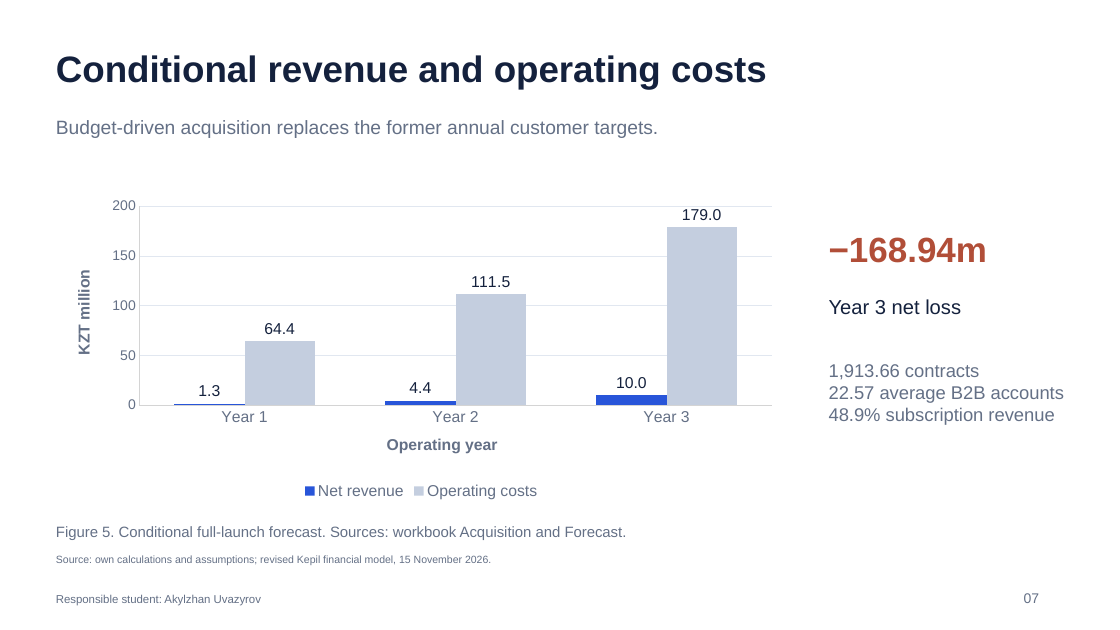
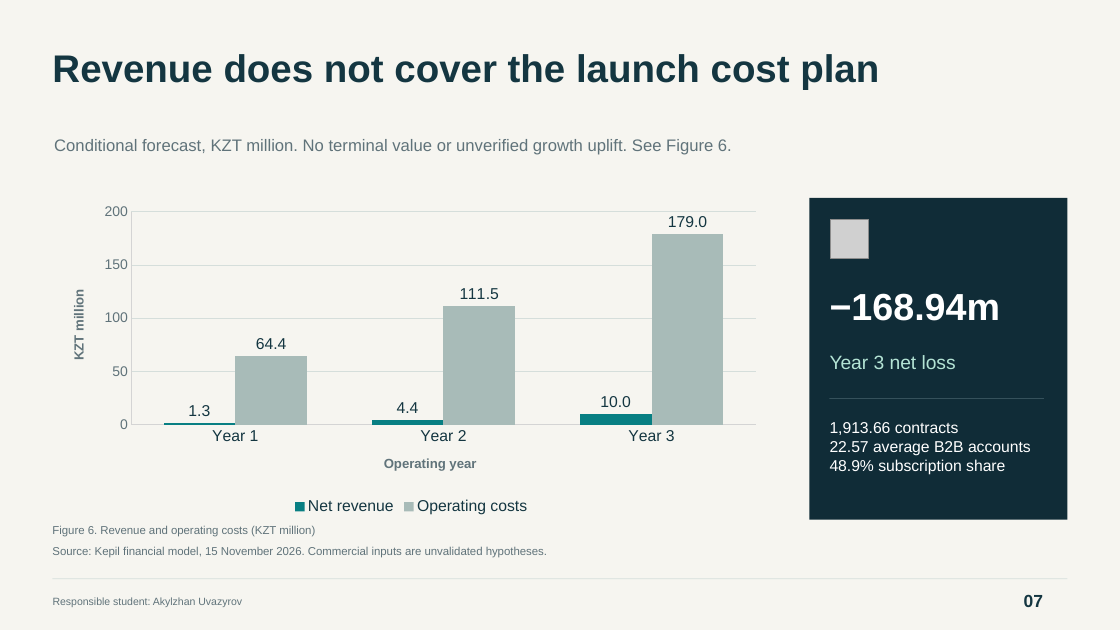
Before and after one commit to Arlan-prog/FinanceFinal, a slide deck: slide 7 of Final_Project_Presentation.pptx. Drawn at 1120x630 pixels with LibreOffice and Linux fonts; fonts in the diff are those of the drawing; grey boxes stand for pictures. Boxes give left, top, right and bottom in pixels: in the first picture for what was removed or moved away, otherwise in the second. Text is boxed around its words. In the diff, an @@ line names an element or a change of style, - is before the commit and + after.

```diff
--- a/Final_Project_Presentation.pptx
+++ b/Final_Project_Presentation.pptx
@@ background #FFFFFF to #F6F5F0 @@
@@ text added at [52,54,879,89], 33 pt, text #143641, bold @@
+Revenue does not cover the launch cost plan
@@ text at [54,139,732,155]: text changed; size 16.5 to 14.2 pt; text colour #647086 to #60737A @@
-Budget-driven acquisition replaces the former annual customer targets.
+Conditional forecast, KZT million. No terminal value or unverified growth uplift. See Figure 6.
@@ column chart at [52,197,770,518] @@
@@ colour of Net revenue #2855D9 to #087F83 @@
@@ data labels of Net revenue changed @@
@@ colour of Operating costs #C4CEDF to #A8BBB8 @@
@@ data labels of Operating costs changed @@
@@ legend changed @@
@@ category axis changed @@
@@ value axis changed @@
@@ bar spacing changed @@
@@ column chart: place and size @@
-column chart at [56,192,787,503]
+column chart at [52,197,770,518]
@@ rectangle added at [810,197,1068,519], fill #102C37 @@
@@ picture added at [831,219,870,258] @@
@@ text "−168.94m": place and size @@
-text "−168.94m" at [829,237,987,263]
+text "−168.94m" at [830,293,1001,321]
@@ text "−168.94m" at [830,293,1001,321]: size 30 to 32.2 pt, text colour #B14E38 to #FFFFFF @@
@@ text "Year 3 net loss": place and size @@
-text "Year 3 net loss" at [829,299,961,315]
+text "Year 3 net loss" at [830,355,956,369]
@@ text "Year 3 net loss" at [830,355,956,369]: size 17.2 to 16.5 pt, text colour #14213D to #B4E4D5 @@
@@ text "1,913.66 contracts": place and size @@
-text "1,913.66 contracts" at [829,364,1064,425]
+text "1,913.66 contracts" at [830,422,1031,475]
@@ rectangle added at [830,398,1044,399], fill #35515B @@
@@ text at [830,422,1031,456]: size 15.8 to 13.5 pt, text colour #647086 to #FFFFFF in "1,913.66 contracts", "22.57 average B2B accounts" @@
@@ text at [830,459,1005,475]: text changed; size 15.8 to 13.5 pt; text colour #647086 to #FFFFFF @@
-48.9% subscription revenue
+48.9% subscription share
@@ text at [52,525,315,537]: text changed; size 31.5 to 9.8 pt; text colour #14213D to #60737A; bold off @@
-Conditional revenue and operating costs
+Figure 6. Revenue and operating costs (KZT million)
@@ text removed at [56,526,627,540] @@
-Figure 5. Conditional full-launch forecast. Sources: workbook Acquisition and Forecast.
@@ text at [52,546,547,558]: text changed; size 9 to 9.8 pt; text colour #647086 to #60737A @@
-Source: own calculations and assumptions; revised Kepil financial model, 15 November 2026.
+Source: Kepil financial model, 15 November 2026. Commercial inputs are unvalidated hypotheses.
@@ text "Responsible student: Akylzhan Uvazyrov" at [53,597,242,607]: size 9.8 to 9 pt, text colour #647086 to #60737A @@
@@ rectangle added at [52,579,1067,580], fill #D5DEDB @@
@@ text "07" at [1024,594,1043,607]: size 12 to 15 pt, text colour #647086 to #143641, bold on @@
```
Also in this commit, not shown: 15 other slides changed, 7 slides added, 7 slides removed, 11 other files.
